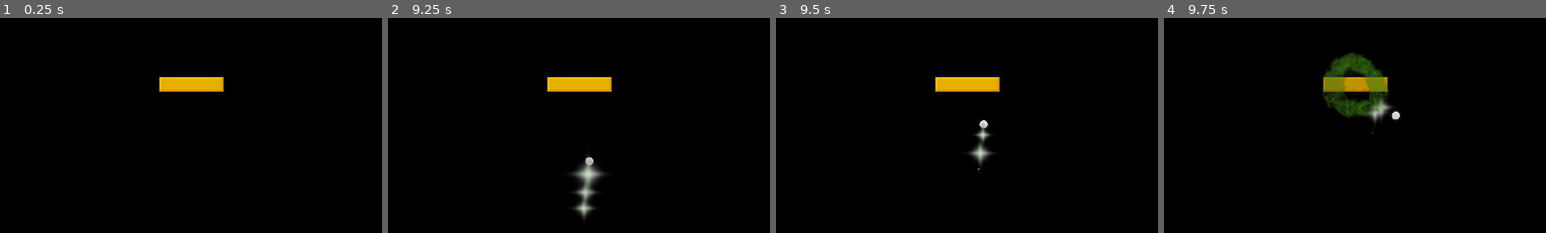
Above: before the commit, frames 1-4 (left to right).
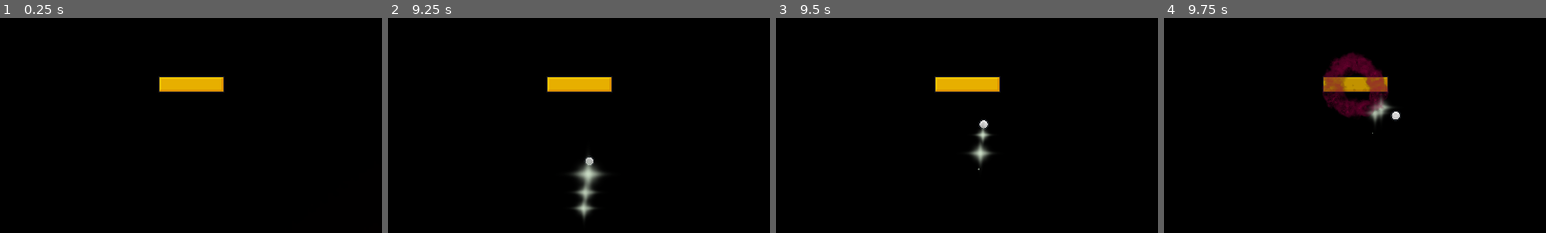
Above: after the commit, the same moments.

Repository: Masiyahbot/BrickBreaker
Game: Godot game, scene res://Scenes/main.tscn
The game is run twice, just before and just after one commit, with the same random seed, the same clock (stepped at 60 frames per second) and the same inputs.
Inputs:
- Up to frame 1 (0.25 s): no input
- Up to frame 2 (9.25 s): hold D (right) 0.53-1.28 s; hold A (left) 1.28-2.03 s; hold D (right) 2.03-3.53 s; hold A (left) 3.53-5.78 s; hold D (right) 5.78-8.03 s; hold A (left) from 8.03 s (still down)
- Up to frame 3 (9.5 s): keep holding A (left)
- Up to frame 4 (9.75 s): release A (left) at 9.53 s; hold D (right) from 9.53 s (still down)
The pictures show only the part of the screen within x 28-78%, y 0-50%; the shares and areas given below are measured in that part.

Frames 1-3 are identical in both runs. In frame 4, 3.0% of the frame differs, in the area x 41-59%, y 16-47%.

Commit message:
finished particle v2

Diff:
--- a/brick_explosion.tscn
+++ b/brick_explosion.tscn
@@ -10,7 +10,7 @@
 
 [sub_resource type="Gradient" id="Gradient_km32c"]
 offsets = PackedFloat32Array(0.5, 1)
-colors = PackedColorArray(0.496695, 0.874341, 0.237889, 1, 1, 1, 1, 1)
+colors = PackedColorArray(0.995017, 0, 0.299602, 1, 1, 1, 1, 1)
 
 [sub_resource type="GradientTexture1D" id="GradientTexture1D_xilgq"]
 gradient = SubResource("Gradient_km32c")
@@ -22,7 +22,7 @@
 orbit_velocity_max = 0.0
 scale_min = 0.2
 scale_max = 0.5
-color = Color(0.701961, 0.788235, 0.462745, 1)
+color = Color(0.678431, 0.721569, 0.996078, 1)
 color_ramp = SubResource("GradientTexture1D_xilgq")
 sub_emitter_mode = 3
 sub_emitter_amount_at_collision = 1
@@ -31,6 +31,6 @@
 material = SubResource("CanvasItemMaterial_ml8aw")
 use_parent_material = true
 position = Vector2(547, 331)
-amount = 1
+amount = 2
 process_material = SubResource("ParticleProcessMaterial_55kci")
 texture = ExtResource("1_1tjys")
